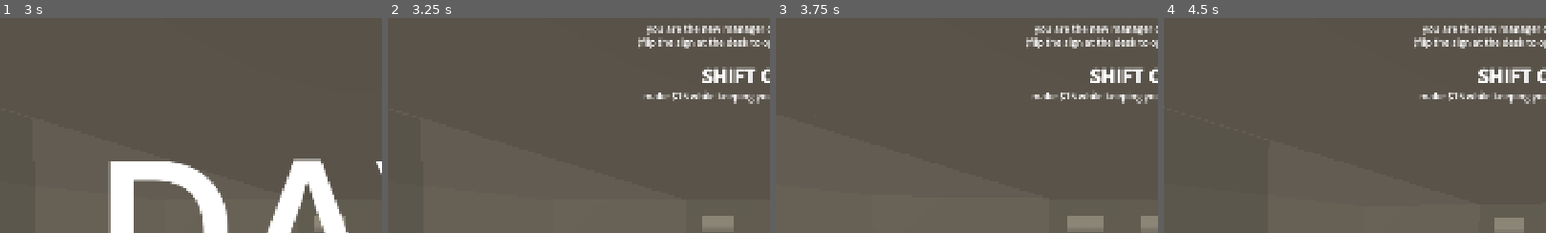
Above: before the commit, frames 1-4 (left to right).
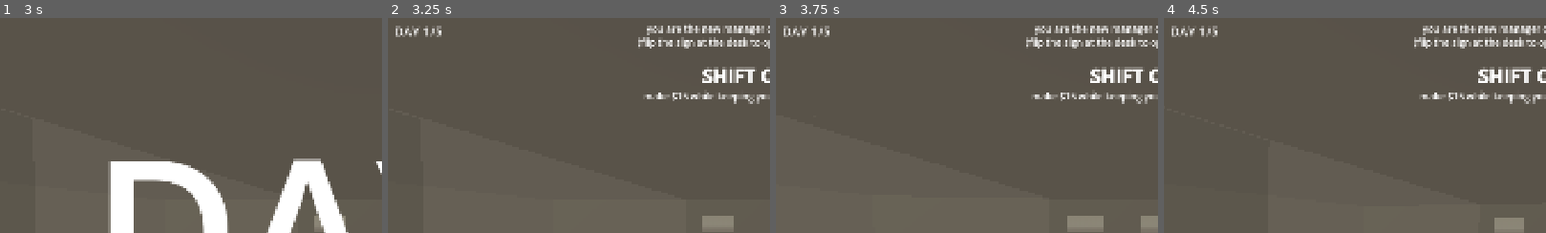
Above: after the commit, the same moments.

Repository: Sunday-Studio-Team/cafe
Game: Godot game, scene res://scene_switcher.tscn
Same seed, same stepped clock (60 frames per second), same inputs: the game is played once before the commit and once after it. The engine's default icon, where the game draws it, is replaced by a stand-in: a white triangle on a blue panel in a dark square.
Inputs (mouse positions are % of the whole screen's width and height, from its top left):
- Up to frame 1 (3 s): move the mouse to (55, 50) at 0.52 s; hold E (interact) 0.53-1.28 s; hold W (move_forward) from 0.53 s (still down); move the mouse to (45, 50) at 1.27 s; tap E (interact) at 1.35, 2.3 s; move the mouse to (52, 48) at 2.02 s; hold Shift (sprint) 2.03-2.78 s; tap Enter at 2.75 s; move the mouse to (49, 52) at 2.77 s; tap I at 2.85 s
- Up to frame 2 (3.25 s): keep holding W (move_forward); tap E (interact) at 3.05 s
- Up to frame 3 (3.75 s): keep holding W (move_forward); tap Space at 3.5 s; move the mouse to (57, 51) at 3.52 s; hold E (interact) from 3.53 s (still down)
- Up to frame 4 (4.5 s): keep holding W (move_forward); tap Enter at 4.25 s; move the mouse to (42, 49) at 4.27 s; release E (interact) at 4.28 s; tap E (interact) at 4.35 s
The pictures show only the part of the screen within x 0-50%, y 1-51%; the shares and areas given below are measured in that part.

Frame 1 is identical in both runs. In frame 2, 0.3% of the frame differs, in the area x 2-14%, y 3-9%; in frame 3, 0.3%; in frame 4, 0.3%.

Commit message:
add a persistent day indicator in UI

Diff:
--- a/godot/main.gd
+++ b/godot/main.gd
@@ -18,6 +18,12 @@
 @export var overtime_item: Item
 #Minigame
 @export var minigame_controller: CanvasLayer
+
+
+func _enter_tree() -> void:
+	# for setting day on spawn (for debug)
+	#Global.day = 2
+	pass
 
 
 func _ready() -> void:
--- a/godot/main.tscn
+++ b/godot/main.tscn
@@ -362,7 +362,7 @@
 [node name="CollisionShape3D" type="CollisionShape3D" parent="ItemShelf/StaticBody3D" unique_id=613857087]
 shape = SubResource("BoxShape3D_getpj")
 
-[node name="UI" type="CanvasLayer" parent="." unique_id=1922 …(398 unchanged characters)… elf_item_name", "shelf_item_description")]
+[node name="UI" type="CanvasLayer" parent="." unique_id=1922 …(398 unchanged characters)… elf_item_name", "shelf_item_description", "day_indicator")]
 script = ExtResource("5_lquwl")
 profit_label = NodePath("MarginContainer/VBoxContainer/HBoxContainer2/PanelContainer/Scores/Money")
 customer_happiness_label = NodePath("MarginContainer/VBoxContainer/HBoxContainer2/PanelContainer/Scores/Customer")
@@ -379,11 +379,12 @@
 lose_points_sound = NodePath("LosePointsSound")
 low_time_sound = NodePath("LowTimeSound")
 low_time_warning_label = NodePath("MarginContainer/VBoxContainer/HBoxContainer2/VBoxContainer/LowTimeWarning")
-cctv_indicator = NodePath("MarginContainer/VBoxContainer/HBoxContainer/CctvIndicator")
+cctv_indicator = NodePath("MarginContainer/VBoxContainer/HBoxContainer/VBoxContainer/CctvIndicator")
 alert_indicator = NodePath("MarginContainer/VBoxContainer/Alert")
 shelf_item_ui = NodePath("MarginContainer/ShelfItem")
 shelf_item_name = NodePath("MarginContainer/ShelfItem/VBoxContainer/Name")
 shelf_item_description = NodePath("MarginContainer/ShelfItem/VBoxContainer/Description")
+day_indicator = NodePath("MarginContainer/VBoxContainer/HBoxContainer/VBoxContainer/DayIndicator")
 
 [node name="MarginContainer" type="MarginContainer" parent="UI" unique_id=192377891]
 anchors_preset = 15
@@ -404,7 +405,15 @@
 [node name="HBoxContainer" type="HBoxContainer" parent="UI/MarginContainer/VBoxContainer" unique_id=1617732849]
 layout_mode = 2
 
-[node name="CctvIndicator" type="TextureRect" parent="UI/MarginContainer/VBoxContainer/HBoxContainer" unique_id=1082245281]
+[node name="VBoxContainer" type="VBoxContainer" parent="UI/MarginContainer/VBoxContainer/HBoxContainer" unique_id=337997486]
+layout_mode = 2
+
+[node name="DayIndicator" type="Label" parent="UI/MarginContainer/VBoxContainer/HBoxContainer/VBoxContainer" unique_id=586450203]
+layout_mode = 2
+theme_override_font_sizes/font_size = 32
+text = "DAY 1/5"
+
+[node name="CctvIndicator" type="TextureRect" parent="UI/MarginContainer/VBoxContainer/HBoxContainer/VBoxContainer" unique_id=1082245281]
 custom_minimum_size = Vector2(150, 0)
 layout_mode = 2
 size_flags_horizontal = 0
--- a/godot/ui/pc/ui.gd
+++ b/godot/ui/pc/ui.gd
@@ -12,7 +12,6 @@
 @export var time_left_label: Label
 @export var objective: RichTextLabel
 @export var rules_controls: RichTextLabel
-@export var end_text: RichTextLabel
 @export var money_sound: AudioStreamPlayer
 @export var gain_points_sound: AudioStreamPlayer
 @export var lose_points_sound: AudioStreamPlayer
@@ -23,6 +22,7 @@
 @export var shelf_item_ui: PanelContainer
 @export var shelf_item_name: RichTextLabel
 @export var shelf_item_description: RichTextLabel
+@export var day_indicator: Label
 
 var score_update_tween: Tween
 var alert_tween: Tween
@@ -132,6 +132,11 @@
 	update_cctv_indicator()
 	handle_time_left_warning()
 	handle_shelf_item_ui()
+	update_day_indicator()
+
+
+func update_day_indicator() -> void:
+	day_indicator.text = "DAY %s/%s" % [Global.day, Global.final_day]
 
 
 func handle_shelf_item_ui() -> void:
